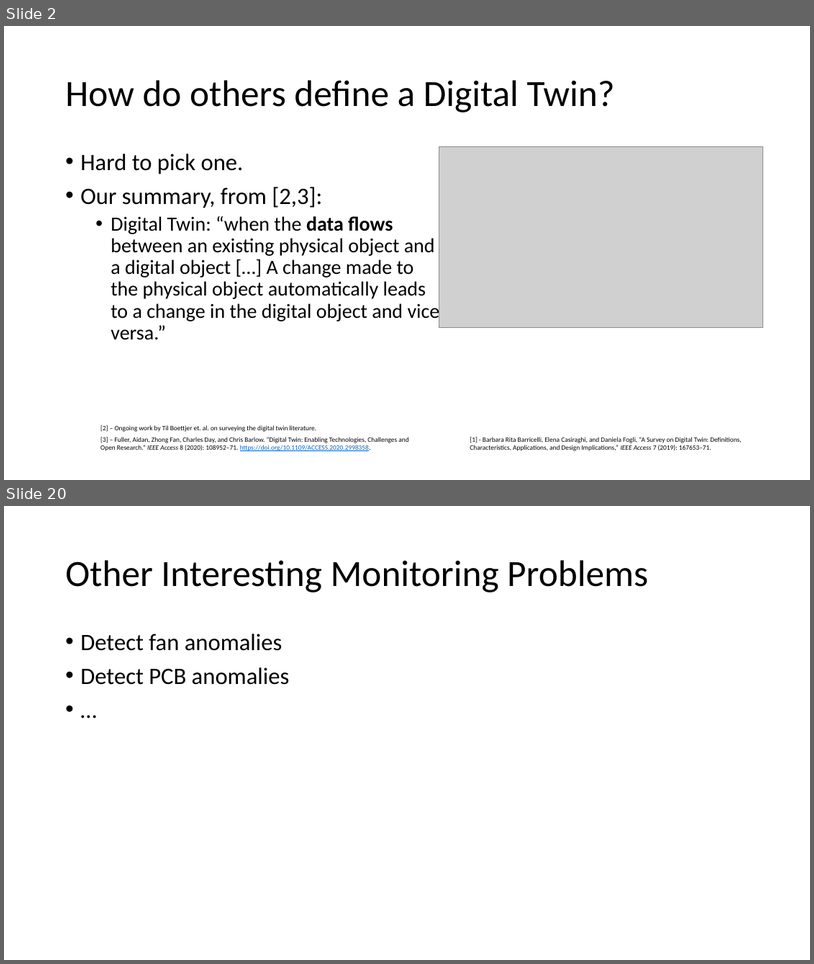
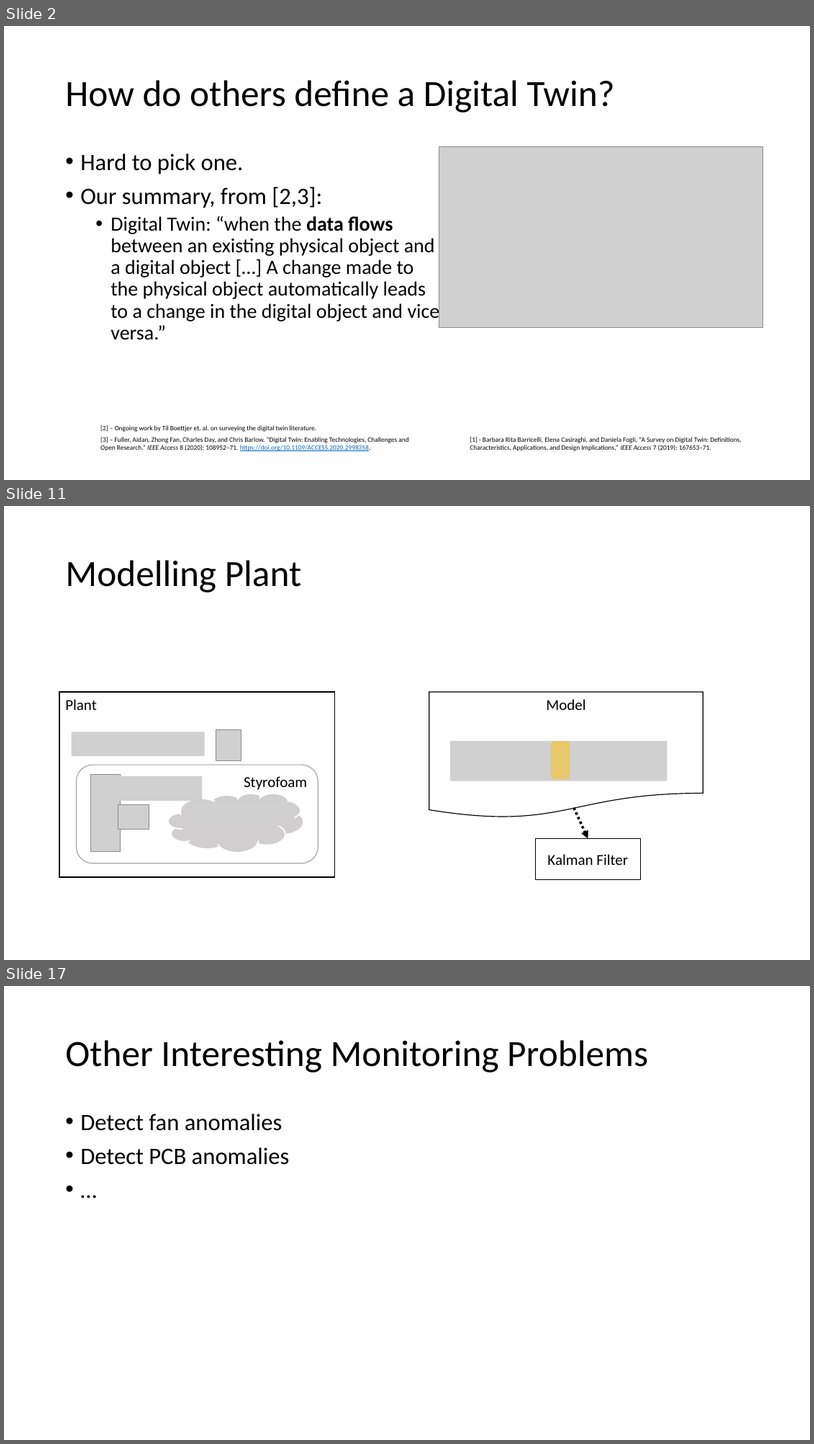
Before and after one commit to INTO-CPS-Association/example_digital-twin_incubator, a slide deck: notes/presentations/DigitLunch_17_December.pptx. Shown one above the other, each under a label of ours: slides 2 and 20 before the commit, slides 2, 11 and 17 after it; the slides between them are not shown. The pictures are 814x964 and 814x1444 pixels, drawn with LibreOffice and Linux fonts; fonts in the diff are those of the drawing; grey boxes stand for pictures. Boxes give left, top, right and bottom in pixels: in the first picture for what was removed or moved away, otherwise in the second. Text is boxed around its words. In the diff, an @@ line names an element or a change of style, - is before the commit and + after.

```diff
--- a/notes/presentations/DigitLunch_17_December.pptx
+++ b/notes/presentations/DigitLunch_17_December.pptx
@@ slide 11 added at bbox=[4, 506, 810, 960], background #FFFFFF @@
@@ title added at bbox=[65, 560, 302, 592], 44 pt, text #000000 @@
+Modelling Plant
@@ rectangle added at bbox=[59, 692, 335, 877], outline #000000 1 pt, 18 pt, text #000000 @@
+Plant
@@ flow chart document added at bbox=[430, 692, 703, 818], fill #FFFFFF, outline #000000 1 pt, 18 pt, text #000000 @@
+Model
@@ picture added at bbox=[72, 731, 205, 756] @@
@@ picture added at bbox=[216, 729, 241, 761] @@
@@ picture added at bbox=[450, 741, 668, 780] @@
@@ rounded rectangle added at bbox=[551, 741, 570, 779], fill #FFC000 at 50% opacity @@
@@ rounded rectangle added at bbox=[77, 765, 319, 864], outline #A5A5A5 1 pt, 18 pt, text #000000 @@
+Styrofoam
@@ picture added at bbox=[91, 775, 121, 852] @@
@@ picture added at bbox=[106, 776, 203, 800] @@
@@ picture added at bbox=[118, 804, 149, 829] @@
@@ cloud added at bbox=[169, 793, 304, 852], fill #D0CECE, outline #FFFFFF 1.5 pt @@
@@ picture added at bbox=[190, 801, 286, 826] @@
@@ arrow added from (574, 808) to (589, 838), #000000 3 pt dashed @@
@@ rectangle added at bbox=[536, 838, 640, 879], fill #FFFFFF, outline #000000 1 pt, 18 pt, text #000000 @@
+Kalman Filter
@@ what was slide 20 is now slide 17 @@
```
Also in this commit, not shown: 5 slides changed, 8 other slides added, 12 slides removed, 9 other files.
